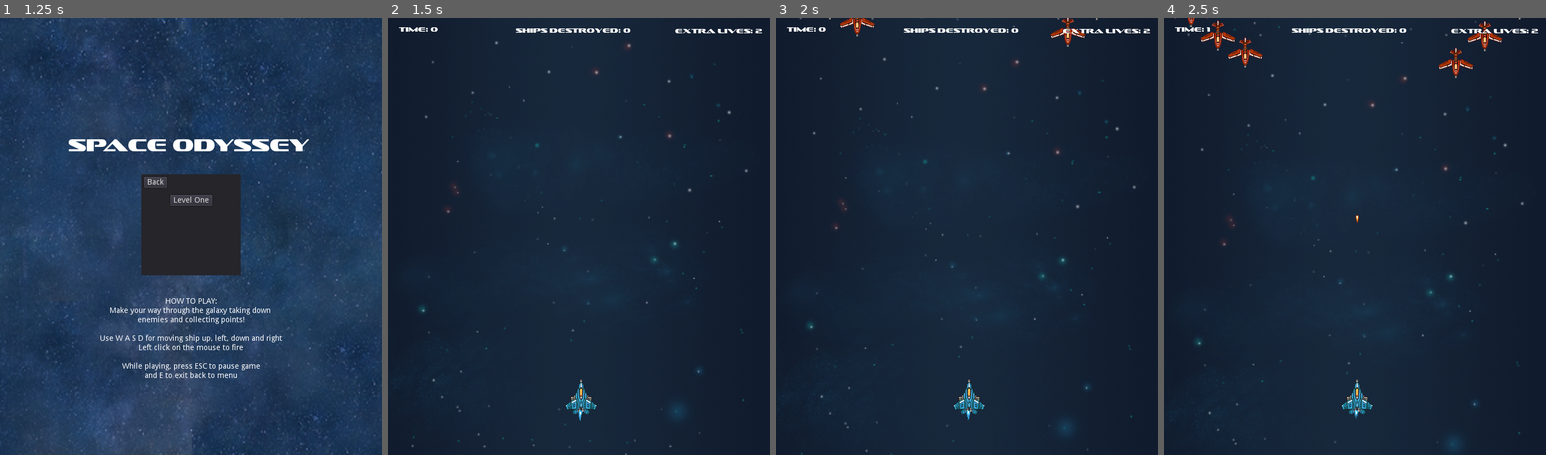
Above: before the commit, frames 1-4 (left to right).
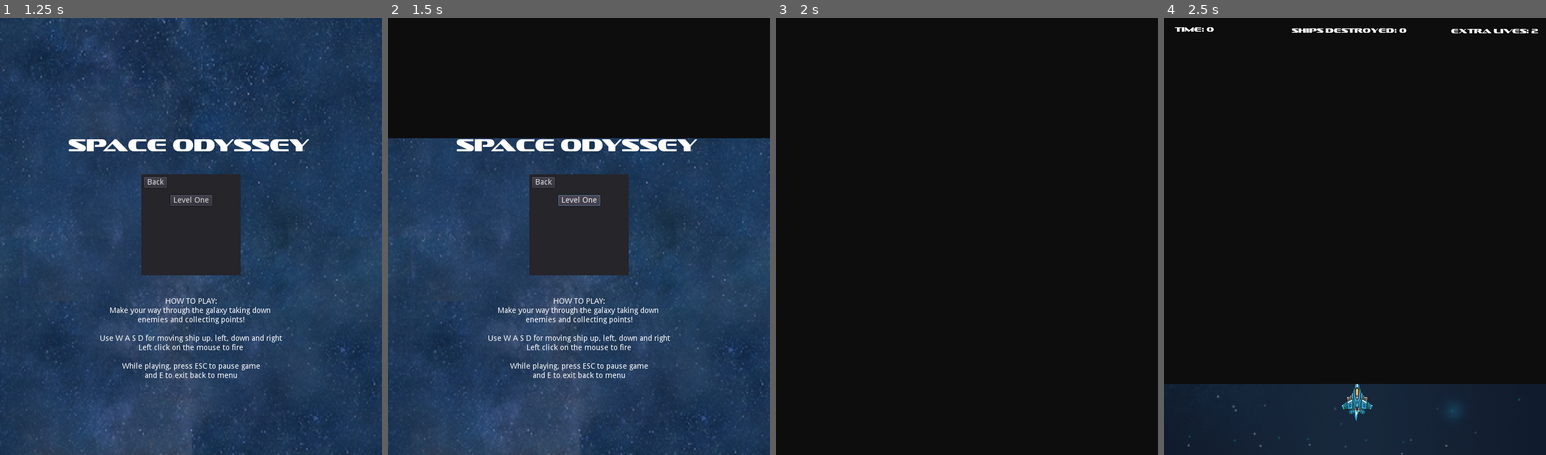
Above: after the commit, the same moments.

Repository: jdibble21/FP-Space-Odyssey
Game: Godot game, scene res://src/Menu.tscn
The game is run twice, just before and just after one commit, with the same random seed, the same clock (stepped at 60 frames per second) and the same inputs. Sound files missing from this copy of the repository are replaced by a short silence.
Inputs (mouse positions are in pixels of both pictures, inside the frame that each line leads up to):
- Up to frame 1 (1.25 s): click "PLAY!" at 0.5 s
- Up to frame 2 (1.5 s): click "Level One" at 1.25 s
- Up to frame 3 (2 s): no input
- Up to frame 4 (2.5 s): click (1355, 219) at 2 s, where only the run after the commit has a clickable "PLAY!"

Frame 1 is identical in both runs. In frame 2, 92% of the frame differs, in the area x 0-100%, y 0-100%; in frame 3, 100%; in frame 4, 83%.

Commit message:
Create transition between menu and gameplay

Diff:
--- a/project/src/LevelOne/LevelOne.gd
+++ b/project/src/LevelOne/LevelOne.gd
@@ -19,6 +19,7 @@
 
 
 func _ready():
+	$AnimationPlayer.play("transition")
 # warning-ignore:return_value_discarded
 	$Player.connect("player_defeated",self,"_on_player_defeat")
 # warning-ignore:return_value_discarded
@@ -91,7 +92,8 @@
 	$Player.set_process(false)
 	$LevelCompleteMenu/CompletePanel/RegularDestroyedLabel.text = "Total Ships Destroyed: " +str(_ships_destroyed)
 	$LevelCompleteMenu/CompletePanel/PowerupsCollectLabel.text = "Powerups Collected: " + str($Player.powerups_collected)
-	$LevelCompleteMenu/CompletePanel/BossTimeLabel.text = "Time to Defeat Boss: " + str(int(_boss_fight_time))
+	$LevelCompleteMenu/CompletePanel/BossTimeLabel.text = "Time to Defeat Boss: " + str(int(_boss_fight_time)) + " seconds"
+
 
 func _activate_cheats():
 	print("ending formations...")
--- a/project/src/LevelOne/LevelOne.tscn
+++ b/project/src/LevelOne/LevelOne.tscn
@@ -12,6 +12,22 @@
 [ext_resource path="res://src/Bosses/LevelOneBoss.tscn" type="PackedScene" id=10]
 [ext_resource path="res://src/LevelCompleteMenu.tscn" type="PackedScene" id=11]
 [ext_resource path="res://src/AdvancedEnemies/AdvancedEnemyEasy.tscn" type="PackedScene" id=12]
+[ext_resource path="res://assets/misc_assets/transition_screen.png" type="Texture" id=13]
+
+[sub_resource type="Animation" id=1]
+resource_name = "transition"
+tracks/0/type = "value"
+tracks/0/path = NodePath("TransitionScreen:position")
+tracks/0/interp = 1
+tracks/0/loop_wrap = true
+tracks/0/imported = false
+tracks/0/enabled = true
+tracks/0/keys = {
+"times": PoolRealArray( 0, 1 ),
+"transitions": PoolRealArray( 1, 1 ),
+"update": 0,
+"values": [ Vector2( 351.158, 273 ), Vector2( 351.158, -553.247 ) ]
+}
 
 [node name="LevelOne" type="Node2D"]
 script = ExtResource( 6 )
@@ -63,5 +79,13 @@
 [node name="LevelCompleteMenu" parent="." instance=ExtResource( 11 )]
 
 [node name="LevelOneBoss" parent="." instance=ExtResource( 10 )]
+
+[node name="TransitionScreen" type="Sprite" parent="."]
+position = Vector2( 351.158, 273 )
+scale = Vector2( 1.37576, 2.01195 )
+texture = ExtResource( 13 )
+
+[node name="AnimationPlayer" type="AnimationPlayer" parent="."]
+anims/transition = SubResource( 1 )
 [connection signal="timeout" from="ShipSpawns/FormationSpawnTimer" to="ShipSpawns" method="_on_FormationSpawnTimer_timeout"]
 [connection signal="timeout" from="HazardTimer" to="." method="_on_hazard_timer_timeout"]
--- a/project/src/Menu.gd
+++ b/project/src/Menu.gd
@@ -25,8 +25,7 @@
 
 
 func _on_LevelOneButton_pressed():
-	queue_free()
-	get_tree().get_root().add_child(_level_one_scene.instance())
+	$AnimationPlayer.play("transition")
 
 
 func _on_PlayBackButton_pressed():
@@ -35,3 +34,9 @@
 
 func _on_OptionsButton_pressed():
 	$OptionsPanel.show()
+
+
+func _on_transition_animation_finished(anim_name):
+	if anim_name == "transition":
+		queue_free()
+		get_tree().get_root().add_child(_level_one_scene.instance())
--- a/project/src/Menu.tscn
+++ b/project/src/Menu.tscn
@@ -1,9 +1,10 @@
-[gd_scene load_steps=10 format=2]
+[gd_scene load_steps=12 format=2]
 
 [ext_resource path="res://assets/PixelSpaceRage/PixelBackgroundSeamless.png" type="Texture" id=1]
 [ext_resource path="res://assets/PixelSpaceRage/256px/menu_sprite_1.png" type="Texture" id=2]
 [ext_resource path="res://assets/PixelSpaceRage/256px/menu_sprite.png" type="Texture" id=3]
 [ext_resource path="res://src/Menu.gd" type="Script" id=4]
+[ext_resource path="res://assets/misc_assets/transition_screen.png" type="Texture" id=5]
 [ext_resource path="res://assets/sound_assets/416488__vabsounds__arcadeauto.ogg" type="AudioStream" id=6]
 [ext_resource path="res://src/OptionsPanel.tscn" type="PackedScene" id=9]
 [ext_resource path="res://assets/font_assets/sofachrome.regular.ttf" type="DynamicFontData" id=10]
@@ -51,6 +52,21 @@
 "values": [ Vector2( -62.2957, 198 ), Vector2( 752.983, 198 ) ]
 }
 
+[sub_resource type="Animation" id=4]
+resource_name = "transition"
+tracks/0/type = "value"
+tracks/0/path = NodePath("TransitionScreen:position")
+tracks/0/interp = 1
+tracks/0/loop_wrap = true
+tracks/0/imported = false
+tracks/0/enabled = true
+tracks/0/keys = {
+"times": PoolRealArray( 0, 1 ),
+"transitions": PoolRealArray( 1, 1 ),
+"update": 0,
+"values": [ Vector2( 350.658, -600 ), Vector2( 350.658, 600.416 ) ]
+}
+
 [node name="MainMenu" type="CanvasLayer"]
 script = ExtResource( 4 )
 
@@ -60,15 +76,15 @@
 centered = false
 
 [node name="SideShip1" type="Sprite" parent="."]
-position = Vector2( -95.1964, 349 )
+position = Vector2( -110.321, 368.605 )
 texture = ExtResource( 3 )
 
 [node name="MainShip" type="Sprite" parent="."]
-position = Vector2( -88.9169, 286 )
+position = Vector2( -121.479, 284.5 )
 texture = ExtResource( 2 )
 
 [node name="SideShip2" type="Sprite" parent="."]
-position = Vector2( -97.6617, 212 )
+position = Vector2( -114.354, 172.573 )
 texture = ExtResource( 3 )
 
 [node name="TitleLabel" type="Label" parent="."]
@@ -185,10 +201,17 @@
 wait_time = 8.0
 autostart = true
 
+[node name="TransitionScreen" type="Sprite" parent="."]
+position = Vector2( 350.658, -600 )
+scale = Vector2( 1.36914, 2.2572 )
+texture = ExtResource( 5 )
+
 [node name="AnimationPlayer" type="AnimationPlayer" parent="."]
 anims/flyby = SubResource( 3 )
+anims/transition = SubResource( 4 )
 [connection signal="pressed" from="PlayButton" to="." method="_on_PlayButton_pressed"]
 [connection signal="pressed" from="OptionsButton" to="." method="_on_OptionsButton_pressed"]
 [connection signal="pressed" from="LevelSelectPanel/LevelOneButton" to="." method="_on_LevelOneButton_pressed"]
 [connection signal="pressed" from="LevelSelectPanel/PlayBackButton" to="." method="_on_PlayBackButton_pressed"]
 [connection signal="timeout" from="ThreeShipTimer" to="." method="_on_SpriteFlyByTimer_timeout"]
+[connection signal="animation_finished" from="AnimationPlayer" to="." method="_on_transition_animation_finished"]
Binary file changed: project/assets/misc_assets/transition_screen.png
Not shown: 1 places in project/src/LevelOne/LevelOne.tscn that only renumber resources
